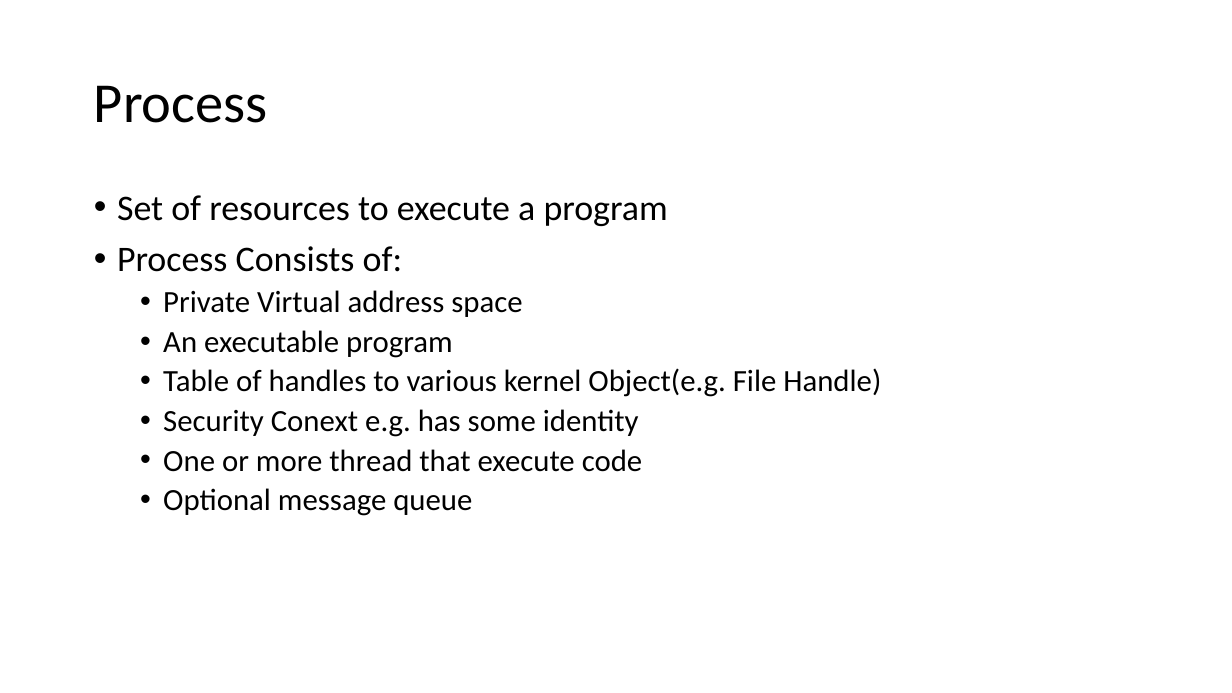
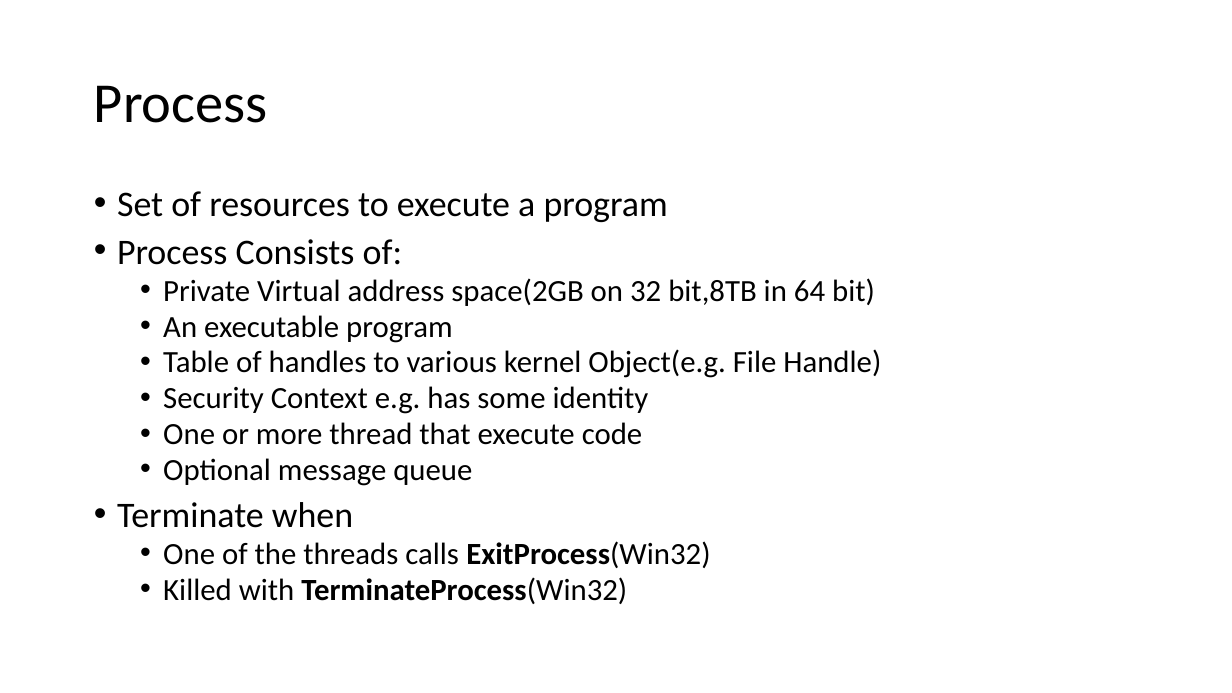
Before and after one commit to amlenduc/OS-Training, a slide deck: slide 4 of Operating System.pptx (slide 3 before the commit). Drawn at 1232x693 pixels with LibreOffice and Linux fonts; fonts in the diff are those of the drawing. Boxes give left, top, right and bottom in pixels: in the first picture for what was removed or moved away, otherwise in the second. Text is boxed around its words. In the diff, an @@ line names an element or a change of style, - is before the commit and + after.

```diff
--- a/Operating System.pptx
+++ b/Operating System.pptx
@@ text at <box>117,191,881,486</box>: line spacing 0.9 to 0.8 @@
@@ text at <box>163,278,875,306</box>: text changed @@
-  • Private Virtual address space
+  • Private Virtual address space(2GB on 32 bit,8TB in 64 bit)
@@ text at <box>163,386,649,414</box>: text changed @@
-  • Security Conext e.g. has some identity
+  • Security Context e.g. has some identity
@@ text at <box>117,502,710,604</box>: paragraphs added @@
+• Terminate when
+  • One of the threads calls ExitProcess(Win32)
+  • Killed with TerminateProcess(Win32)
```
Also in this commit, not shown: 1 other slide changed, 3 slides added, 1 other file.
